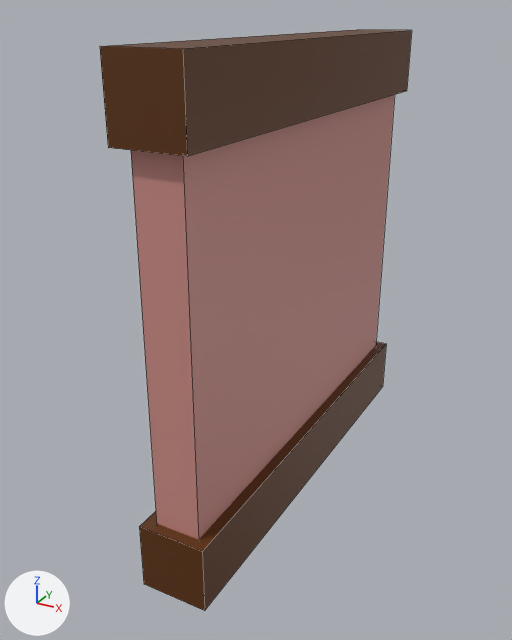
The Blender file Assets/Visual Elements/Models/Walls/Classic Half Wall.blend as it was, and as the next commit left it.
The view is the same before and after, from a 50 mm lens placed at (0.679, -1.911, 1.077), pointed at (-0.055, -0.576, 0.409). The axes (+X, +Y, +Z) are drawn at lower left. The lights are the same throughout. The first picture is the older version. Mesh edges are drawn as thin lines.

Objects in the first picture: 'Wall'.
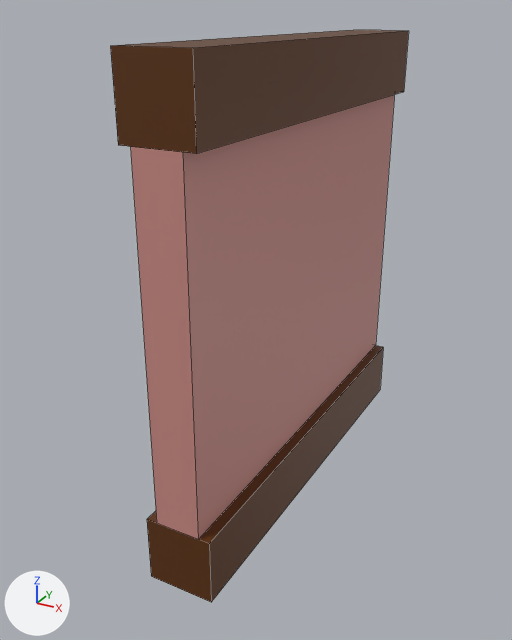
The change, as JSON lines over the scene's bpy script:
```json
{"block": "me_wall", "where": "# used by ob_wall; location = (0.0, 0.0, 0.0); rotation_euler = (1.571, 0.0, 0.0), in degrees (90, 0, 0)"}
{"op": "remove", "block": "me_wall", "code": "me_wall.from_pydata(...)  # 24 vertices, 18 faces; spans x -0.075..0.075, y -0.025..1.025, z -0.025..1.025"}
{"op": "add", "block": "me_wall", "code": "me_wall.from_pydata(...)  # 24 vertices, 18 faces; spans x -0.075..0.075, y -0.025..1.025, z 0.0..1.0"}
{"block": "me_wall", "change": "me_wall part 1: the loose piece of 8 vertices spanning x -0.05..0.05, y 0.0..1.0, z 0.0..1.0 is scaled about its middle by (1, 0.75, 1)"}
{"block": "me_wall", "change": "me_wall part 2: the loose piece of 8 vertices spanning x -0.075..0.075, y -0.025..0.125, z -0.025..1.025 is scaled about its middle by (1, 1, 0.952)"}
{"block": "me_wall", "change": "me_wall part 3: the loose piece of 8 vertices spanning x -0.075..0.075, y 0.875..1.025, z -0.025..1.025 is scaled about its middle by (1, 1, 0.952)"}
```

Changed parts and their boxes [x1, y1, x2, y2] in the pictures (512 x 640 px; the box of a moved part takes in the faces that stretch with it):
```json
{"object": "Wall", "change": "reshaped", "before": [100, 30, 412, 611], "after": [111, 30, 409, 602]}
{"part": 1, "of": "me_wall", "change": "moved or reshaped", "before": [131, 95, 394, 540], "after": [131, 95, 394, 540]}
{"part": 2, "of": "me_wall", "change": "moved or reshaped", "before": [139, 342, 386, 611], "after": [147, 346, 383, 602]}
{"part": 3, "of": "me_wall", "change": "moved or reshaped", "before": [100, 30, 412, 156], "after": [111, 30, 409, 154]}
```
